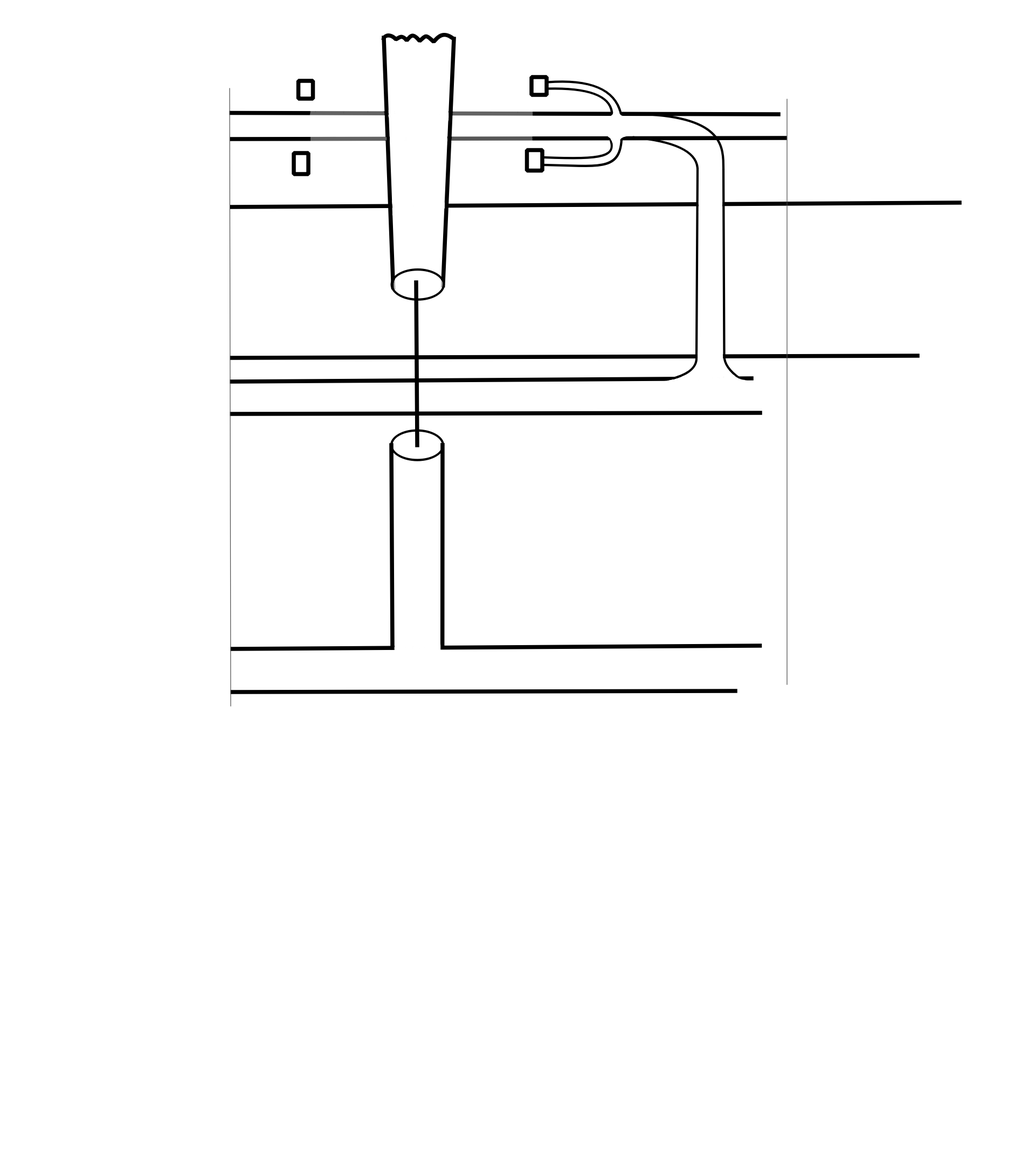
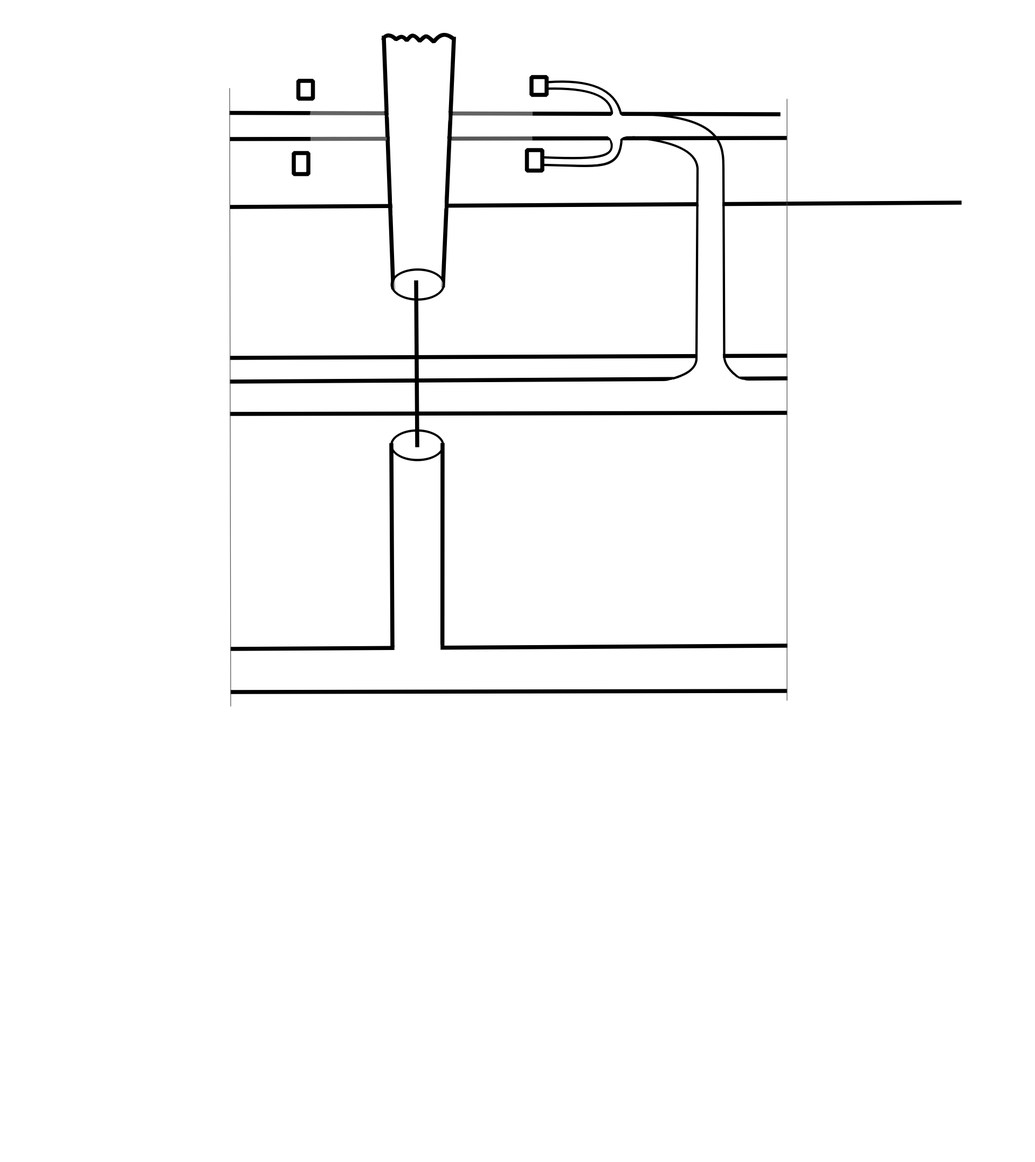
Two versions of the same layered image (w=1035, h=1162). Layer-by-layer changes:
pixels changed over bbox(239, 353, 920, 701) (layer not identified)
